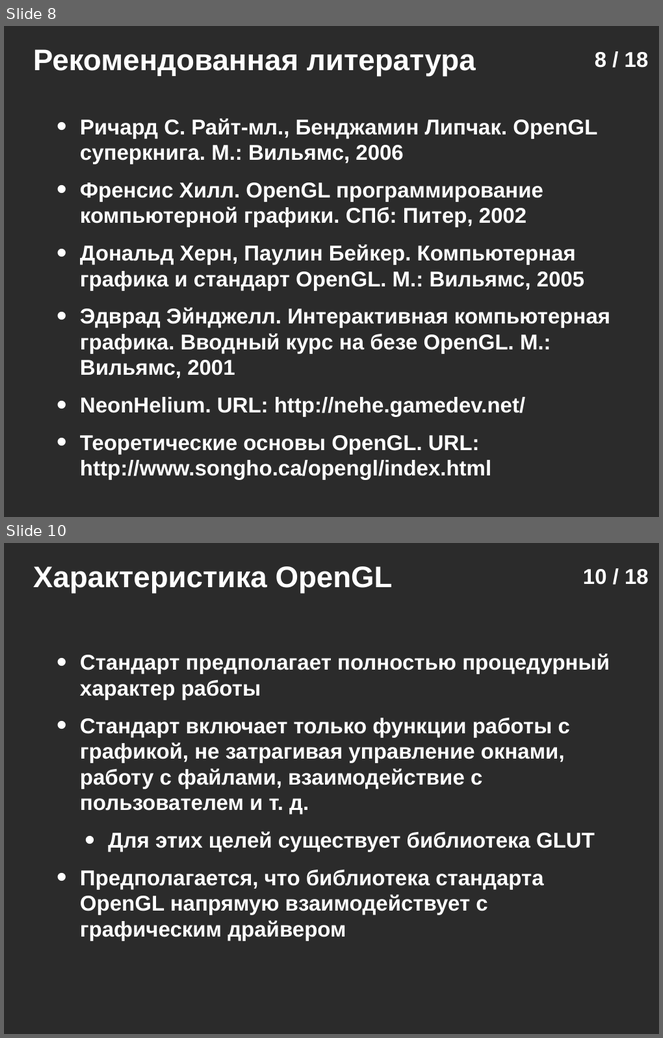
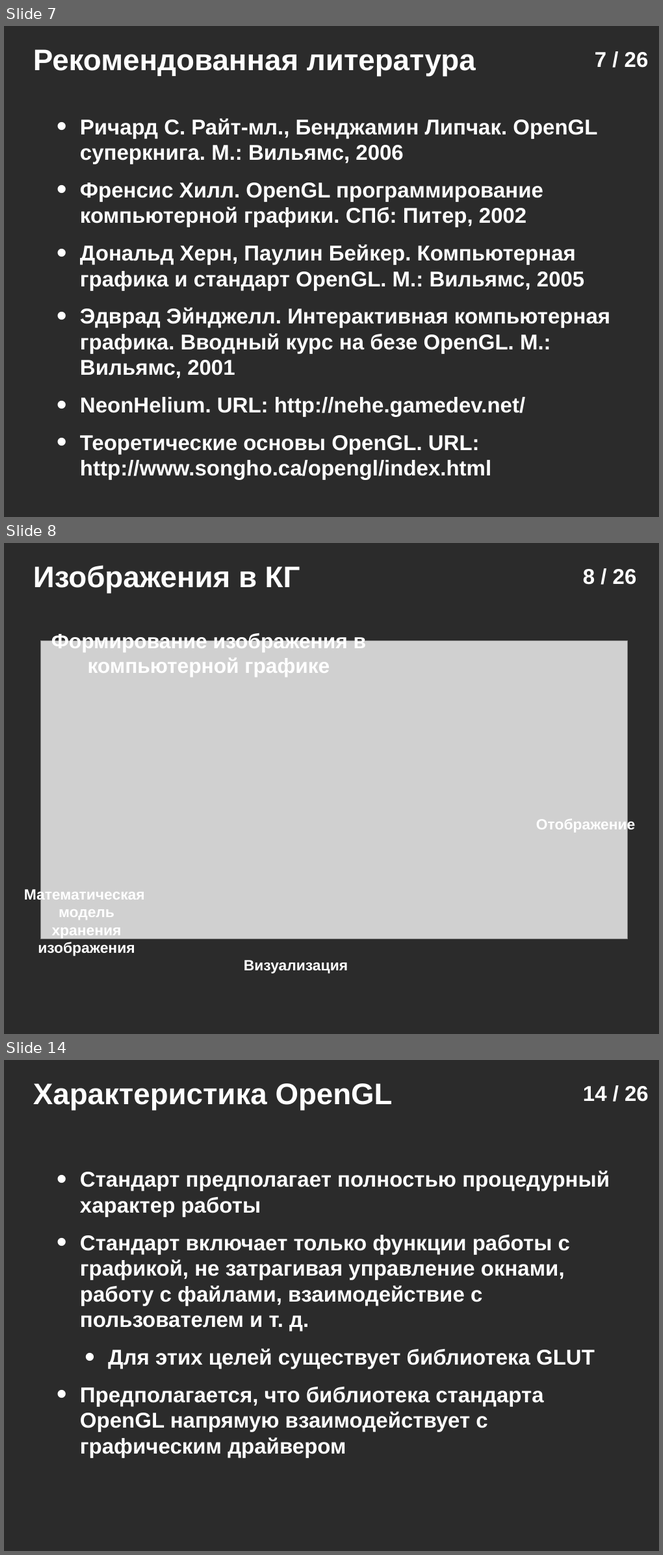
Before and after one commit to icosaeder/mmtech-lect, a slide deck: Лекции/Лекция №1/Лекция №1.odp. Shown one above the other, each under a label of ours: slides 8 and 10 before the commit, slides 7, 8 and 14 after it; the slides between them are not shown. The pictures are 663x1038 and 663x1555 pixels, drawn with LibreOffice and Linux fonts; fonts in the diff are those of the drawing; grey boxes stand for pictures; background and template pictures are left out; a plain dark background stands for a picture behind light text. Boxes give left, top, right and bottom in pixels: in the first picture for what was removed or moved away, otherwise in the second. Text is boxed around its words. In the diff, an @@ line names an element or a change of style, - is before the commit and + after.

```diff
--- a/Лекции/Лекция №1/Лекция №1.odp
+++ b/Лекции/Лекция №1/Лекция №1.odp
@@ slide 8 added at [4, 543, 659, 1034], background picture (left out) @@
@@ text added at [33, 565, 300, 593], 36 pt, text #FFFFFF, bold @@
+Изображения в КГ
@@ page number added at [583, 569, 637, 585], 26 pt, text #FFFFFF, bold @@
+8 / 26
@@ text added at [51, 632, 366, 677], 25 pt, text #FFFFFF, bold @@
+Формирование изображения в компьютерной графике
@@ picture added at [41, 641, 628, 939] @@
@@ text added at [536, 818, 636, 834], 18 pt, text #FFFFFF, bold @@
+Отображение
@@ text added at [24, 888, 145, 956], 18 pt, text #FFFFFF, bold @@
+Математическая модель хранения изображения
@@ text added at [244, 960, 348, 974], 18 pt, text #FFFFFF, bold @@
+Визуализация
@@ what was slide 8 is now slide 7 @@
@@ page number at [595, 52, 649, 68]: text changed @@
-8 / 18
+7 / 26
@@ what was slide 10 is now slide 14 @@
@@ page number at [583, 1086, 649, 1102]: text changed @@
-10 / 18
+14 / 26
```
Also in this commit, not shown: 6 slides changed, 11 other slides added, 4 slides removed, 4 other files.
